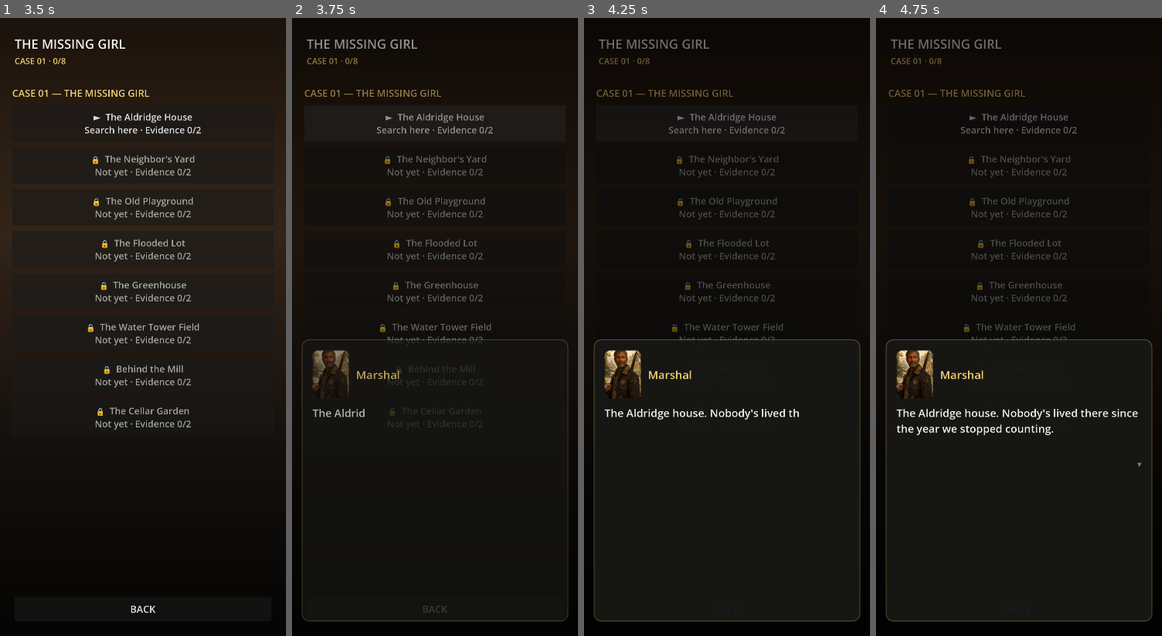
Above: before the commit, frames 1-4 (left to right).
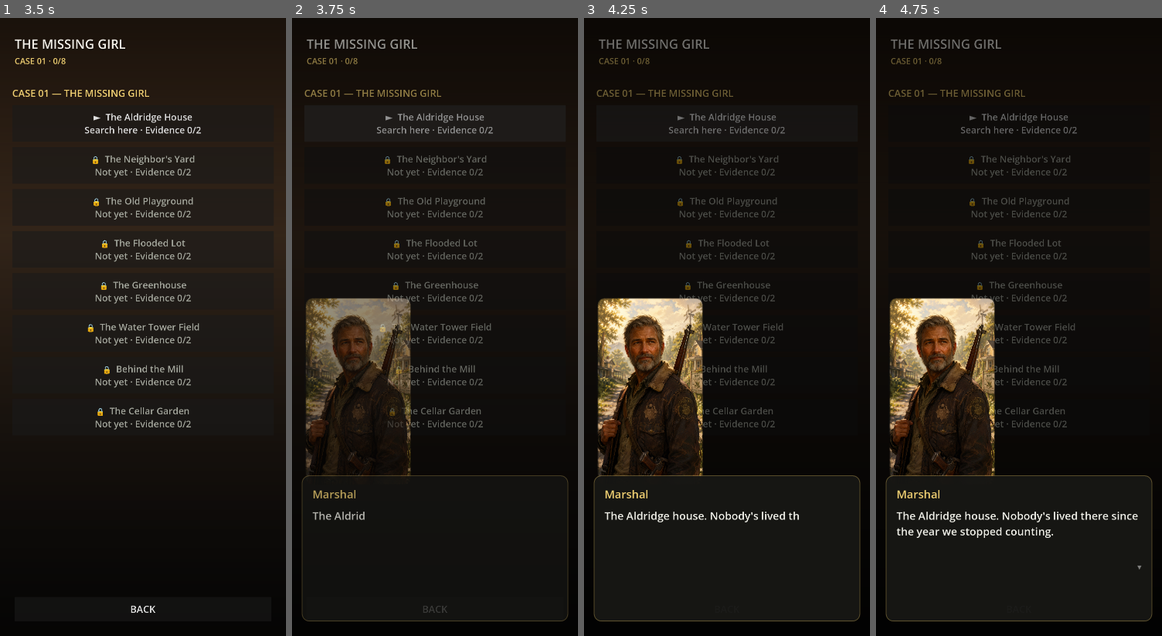
Above: after the commit, the same moments.

Repository: osdeniz/underthelawn
Game: Godot game, scene res://scenes/Root.tscn
The game is run twice, just before and just after one commit, with the same random seed, the same clock (stepped at 60 frames per second) and the same inputs.
Inputs (mouse positions are in pixels of both pictures, inside the frame that each line leads up to):
- Up to frame 1 (3.5 s): tap Enter at 0.5, 1.25, 2 s; drag from (143, 327) to (171, 191) at 0.52 s; drag from (85, 357) to (128, 450) at 1.27 s; move the mouse to (171, 191) at 2.02 s; click (171, 191) at 2.17 s; click "📋 CASE BOARD Pick where to se…" at 2.75 s
- Up to frame 2 (3.75 s): click "► The Aldridge House Search h…" at 3.5 s
- Up to frame 3 (4.25 s): no input
- Up to frame 4 (4.75 s): click "🔒 The Neighbor's Yard Not yet…" at 4.25 s

Frame 1 is identical in both runs. In frame 2, 6.2% of the frame differs, in the area x 3-97%, y 45-82%; in frame 3, 8.2%; in frame 4, 9.0%, in the area x 3-97%, y 45-90%.

Commit message:
G8.1: use the 9:16 character art at both sizes
One source file per character, two uses, no hand re-cropping:
- dialogue shows the full illustration large (430x764) above the text panel,
  with the panel overlapping its foot; the old thumbnail wasted the art
- tools/crop_faces.gd generates 320x320 face thumbnails for the town list from
  the same file, driven by GameConfig.PORTRAIT_FACES (fractions, not pixels,
  since the sources differ in resolution). Fractions tuned against the tool's
  contact sheet across three passes - eyes, then chin, then framed
- marshal.jpg/ellie.jpg held PNG data, so they were renamed to .png: Godot's
  importer goes by extension, the reverse of the G8 trap

Co-Authored-By: Claude Fable 5 <noreply@anthropic.com>

Diff:
--- a/scripts/dialogue_box.gd
+++ b/scripts/dialogue_box.gd
@@ -3,8 +3,9 @@
 ## The one portrait-dialogue UI (G8). Briefing, debrief and town chatter all
 ## play through this; there is no second dialogue implementation.
 ##
-## Lower half of the screen: portrait on the left, name above the text, one to
-## three lines typed out fast. First tap finishes the current line instantly,
+## Lower half of the screen: the character's full 9:16 illustration standing
+## LARGE above the text panel (the art is full-figure, and a thumbnail wastes
+## it), name at the top of the panel, one to three lines typed out fast. First tap finishes the current line instantly,
 ## second tap advances — so a reader is never slowed down and a skimmer is never
 ## blocked. A flavour choice shows two buttons; picking one appends its reaction
 ## line and the conversation continues.
@@ -74,9 +75,45 @@
 	_scrim.mouse_filter = Control.MOUSE_FILTER_IGNORE
 	add_child(_scrim)
 
+	# The illustration stands above the text panel, which then overlaps its foot
+	# so figure and box read as one unit instead of two stacked rectangles.
+	_portrait_frame = Panel.new()
+	_portrait_frame.set_anchors_and_offsets_preset(Control.PRESET_BOTTOM_LEFT)
+	_portrait_frame.offset_left = 56
+	_portrait_frame.offset_right = 56 + GameConfig.DIALOGUE_PORTRAIT_SIZE.x
+	_portrait_frame.offset_top = -GameConfig.DIALOGUE_PORTRAIT_SIZE.y - 620
+	_portrait_frame.offset_bottom = -620
+	_portrait_frame.mouse_filter = Control.MOUSE_FILTER_IGNORE
+	# Godot does not clip children to a parent's rounded StyleBox unless asked,
+	# so without this the image draws as a hard square over the frame.
+	_portrait_frame.clip_children = CanvasItem.CLIP_CHILDREN_ONLY
+	var frame_style := StyleBoxFlat.new()
+	frame_style.bg_color = Color(0.16, 0.15, 0.13)
+	frame_style.set_corner_radius_all(26)
+	frame_style.border_color = Color(GameConfig.CASE_ACCENT, 0.5)
+	frame_style.set_border_width_all(3)
+	_portrait_frame.add_theme_stylebox_override("panel", frame_style)
+	add_child(_portrait_frame)
+
+	_portrait_image = TextureRect.new()
+	_portrait_image.set_anchors_and_offsets_preset(Control.PRESET_FULL_RECT)
+	_portrait_image.expand_mode = TextureRect.EXPAND_IGNORE_SIZE
+	_portrait_image.stretch_mode = TextureRect.STRETCH_KEEP_ASPECT_COVERED
+	_portrait_image.mouse_filter = Control.MOUSE_FILTER_IGNORE
+	_portrait_frame.add_child(_portrait_image)
+
+	_portrait_initial = Label.new()
+	_portrait_initial.set_anchors_and_offsets_preset(Control.PRESET_FULL_RECT)
+	_portrait_initial.horizontal_alignment = HORIZONTAL_ALIGNMENT_CENTER
+	_portrait_initial.vertical_alignment = VERTICAL_ALIGNMENT_CENTER
+	_portrait_initial.add_theme_font_size_override("font_size", 150)
+	_portrait_initial.add_theme_color_override("font_color", GameConfig.CASE_ACCENT)
+	_portrait_initial.mouse_filter = Control.MOUSE_FILTER_IGNORE
+	_portrait_frame.add_child(_portrait_initial)
+
 	_panel = PanelContainer.new()
 	_panel.set_anchors_and_offsets_preset(Control.PRESET_BOTTOM_WIDE)
-	_panel.anchor_top = 0.52
+	_panel.anchor_top = 0.74
 	_panel.offset_top = 0
 	_panel.offset_left = 40
 	_panel.offset_right = -40
@@ -96,49 +133,11 @@
 	rows.mouse_filter = Control.MOUSE_FILTER_IGNORE
 	_panel.add_child(rows)
 
-	var who := HBoxContainer.new()
-	who.add_theme_constant_override("separation", 28)
-	who.mouse_filter = Control.MOUSE_FILTER_IGNORE
-	rows.add_child(who)
-
-	_portrait_frame = Panel.new()
-	# A tall rounded card, not a circle: the character art is full-figure and
-	# portrait-shaped, and a circle crops it to a torso.
-	_portrait_frame.custom_minimum_size = Vector2(150, 200)
-	_portrait_frame.mouse_filter = Control.MOUSE_FILTER_IGNORE
-	# Godot does not clip children to a parent's rounded StyleBox unless asked,
-	# so without this the image draws as a hard square over the frame.
-	_portrait_frame.clip_children = CanvasItem.CLIP_CHILDREN_ONLY
-	var frame_style := StyleBoxFlat.new()
-	frame_style.bg_color = Color(0.16, 0.15, 0.13)
-	frame_style.set_corner_radius_all(22)
-	frame_style.border_color = Color(GameConfig.CASE_ACCENT, 0.55)
-	frame_style.set_border_width_all(3)
-	_portrait_frame.add_theme_stylebox_override("panel", frame_style)
-	who.add_child(_portrait_frame)
-
-	_portrait_image = TextureRect.new()
-	_portrait_image.set_anchors_and_offsets_preset(Control.PRESET_FULL_RECT)
-	_portrait_image.expand_mode = TextureRect.EXPAND_IGNORE_SIZE
-	_portrait_image.stretch_mode = TextureRect.STRETCH_KEEP_ASPECT_COVERED
-	_portrait_image.mouse_filter = Control.MOUSE_FILTER_IGNORE
-	_portrait_frame.add_child(_portrait_image)
-
-	_portrait_initial = Label.new()
-	_portrait_initial.set_anchors_and_offsets_preset(Control.PRESET_FULL_RECT)
-	_portrait_initial.horizontal_alignment = HORIZONTAL_ALIGNMENT_CENTER
-	_portrait_initial.vertical_alignment = VERTICAL_ALIGNMENT_CENTER
-	_portrait_initial.add_theme_font_size_override("font_size", 76)
-	_portrait_initial.add_theme_color_override("font_color", GameConfig.CASE_ACCENT)
-	_portrait_initial.mouse_filter = Control.MOUSE_FILTER_IGNORE
-	_portrait_frame.add_child(_portrait_initial)
-
 	_name_label = Label.new()
-	_name_label.vertical_alignment = VERTICAL_ALIGNMENT_TOP
 	_name_label.add_theme_font_size_override("font_size", 46)
 	_name_label.add_theme_color_override("font_color", GameConfig.CASE_ACCENT)
 	_name_label.mouse_filter = Control.MOUSE_FILTER_IGNORE
-	who.add_child(_name_label)
+	rows.add_child(_name_label)
 
 	_text_label = Label.new()
 	_text_label.autowrap_mode = TextServer.AUTOWRAP_WORD_SMART
--- a/scripts/game_config.gd
+++ b/scripts/game_config.gd
@@ -249,6 +249,28 @@
 const STEER_SMOOTHING := 9.0
 const STEER_SPEED_RADIUS_FACTOR := 0.45
 const STEER_ERROR_GAIN := 5.0                 # shortestAngle * 5 -> desiredOmega
+# ---------------------------------------------------------------- G8 portraits
+## The character art is 9:16 full-figure illustration, so the dialogue box shows
+## it LARGE (a thumbnail wastes it) and the town list uses a square face crop
+## generated from the same file by tools/crop_faces.gd.
+##
+## Face centre and crop size as FRACTIONS of the source image, per character.
+## Fractions, not pixels, because the sources are not all the same resolution.
+## Tuned by looking at the generated sheet, not guessed once.
+const PORTRAIT_FACES: Dictionary = {
+	"marshal":  { "x": 0.37, "y": 0.26, "size": 0.46 },
+	"sarah":    { "x": 0.42, "y": 0.27, "size": 0.46 },
+	"gus":      { "x": 0.47, "y": 0.25, "size": 0.46 },
+	"cole":     { "x": 0.47, "y": 0.28, "size": 0.44 },
+	"ellie":    { "x": 0.48, "y": 0.25, "size": 0.48 },
+	"stranger": { "x": 0.62, "y": 0.34, "size": 0.30 },
+}
+## Square face thumbnail size in pixels.
+const PORTRAIT_FACE_PX := 320
+## Dialogue portrait card, in viewport pixels (9:16).
+const DIALOGUE_PORTRAIT_SIZE := Vector2(430, 764)
+
+
 # ---------------------------------------------------------------- G7 story
 ## Warm dark ground behind an intro card whose illustration is missing, and the
 ## letterbox behind one that does not match the screen aspect.
--- a/scripts/hub_screen.gd
+++ b/scripts/hub_screen.gd
@@ -321,10 +321,15 @@
 	button.custom_minimum_size = Vector2(0, 150)
 	button.add_theme_font_size_override("font_size", 38)
 	button.autowrap_mode = TextServer.AUTOWRAP_WORD_SMART
-	var initial := tr(str(person.get("name", "")))
-	var badge := "◍" if TextureLibrary.find("portraits/" + id) == null \
-		else "●"
-	button.text = "%s  %s\n%s" % [badge, initial, tr(str(person.get("role", "")))]
+	# The square face crop generated by tools/crop_faces.gd — the town list wants
+	# a face, while the dialogue box uses the full-figure source.
+	var face := TextureLibrary.find("portraits/face_" + id)
+	if face != null:
+		button.icon = face
+		button.expand_icon = true
+		button.add_theme_constant_override("h_separation", 26)
+	button.text = "%s\n%s" % [tr(str(person.get("name", ""))),
+		tr(str(person.get("role", "")))]
 	button.pressed.connect(_on_person.bind(id))
 	return button
 
--- /dev/null
+++ b/tools/crop_faces.gd
@@ -0,0 +1,55 @@
+extends SceneTree
+## Generates square face thumbnails from the 9:16 character illustrations, so the
+## town list can show a face while the dialogue box shows the full figure. Run
+## after changing art or GameConfig.PORTRAIT_FACES, then run the editor once so
+## Godot imports the new files:
+##
+##   Godot --headless --path . --script res://tools/crop_faces.gd
+##   Godot --headless --editor --quit --path .
+
+const OUT_DIR := "res://textures/portraits/"
+
+
+func _initialize() -> void:
+	var sheet_width := 0
+	var images: Array[Image] = []
+	for id: String in GameConfig.PORTRAIT_FACES:
+		var tex := TextureLibrary.find("portraits/" + id)
+		if tex == null:
+			print("  %-9s kaynak yok - atlandi" % id)
+			continue
+		var src := tex.get_image()
+		src.decompress()
+		src.convert(Image.FORMAT_RGB8)
+		var face: Dictionary = GameConfig.PORTRAIT_FACES[id]
+		# The crop is square in PIXELS, sized off the shorter edge, so a face
+		# never comes out stretched whatever the source aspect is.
+		var edge := int(minf(src.get_width(), src.get_height()) * float(face["size"]))
+		edge = maxi(edge, 16)
+		var cx := int(src.get_width() * float(face["x"]))
+		var cy := int(src.get_height() * float(face["y"]))
+		var x := clampi(cx - edge / 2, 0, maxi(src.get_width() - edge, 0))
+		var y := clampi(cy - edge / 2, 0, maxi(src.get_height() - edge, 0))
+		var crop := src.get_region(Rect2i(x, y, edge, edge))
+		crop.resize(GameConfig.PORTRAIT_FACE_PX, GameConfig.PORTRAIT_FACE_PX,
+			Image.INTERPOLATE_LANCZOS)
+		var path := OUT_DIR + "face_" + id + ".png"
+		var err := crop.save_png(path)
+		print("  face_%s.png %s -> %s" % [id, str(Rect2i(x, y, edge, edge)),
+			"ok" if err == OK else "HATA %d" % err])
+		images.append(crop)
+		sheet_width += GameConfig.PORTRAIT_FACE_PX
+
+	# One contact sheet, so the crops can be judged at a glance.
+	if not images.is_empty():
+		var sheet := Image.create(sheet_width, GameConfig.PORTRAIT_FACE_PX,
+			false, Image.FORMAT_RGB8)
+		var i := 0
+		for img in images:
+			sheet.blit_rect(img,
+				Rect2i(0, 0, GameConfig.PORTRAIT_FACE_PX, GameConfig.PORTRAIT_FACE_PX),
+				Vector2i(i * GameConfig.PORTRAIT_FACE_PX, 0))
+			i += 1
+		sheet.save_png("/tmp/faces_sheet.png")
+		print("  kontrol sayfasi: /tmp/faces_sheet.png")
+	quit()
Binary file added: textures/portraits/face_cole.png
Not shown, added: textures/portraits/face_cole.png.import
Binary file added: textures/portraits/face_ellie.png
Not shown, added: textures/portraits/face_ellie.png.import
Binary file added: textures/portraits/face_gus.png
Not shown, added: textures/portraits/face_gus.png.import
Binary file added: textures/portraits/face_marshal.png
Not shown, added: textures/portraits/face_marshal.png.import
Binary file added: textures/portraits/face_sarah.png
Not shown, added: textures/portraits/face_sarah.png.import
Binary file added: textures/portraits/face_stranger.png
Not shown, added: textures/portraits/face_stranger.png.import
(and 2 more such lines)
